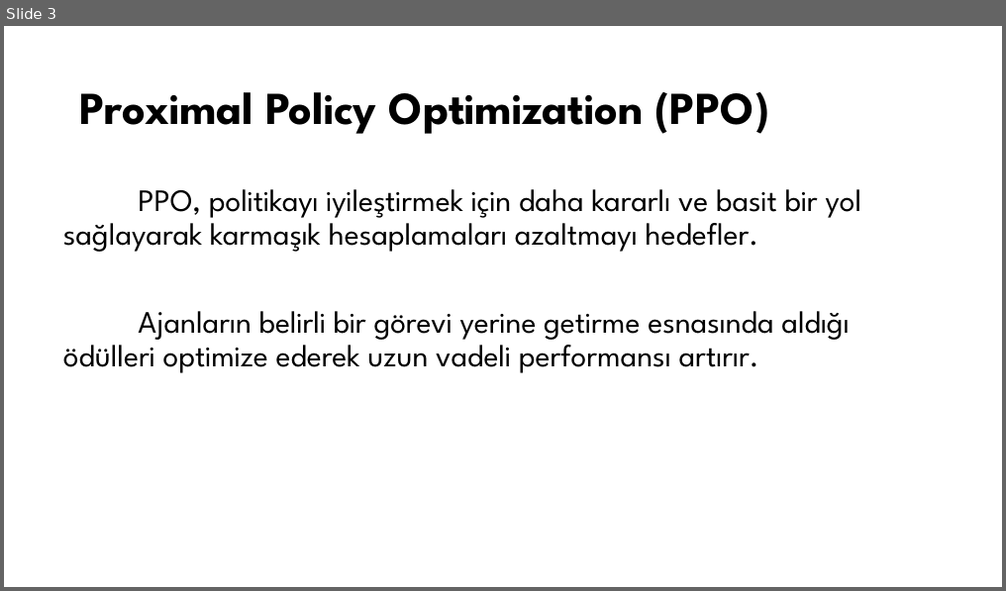
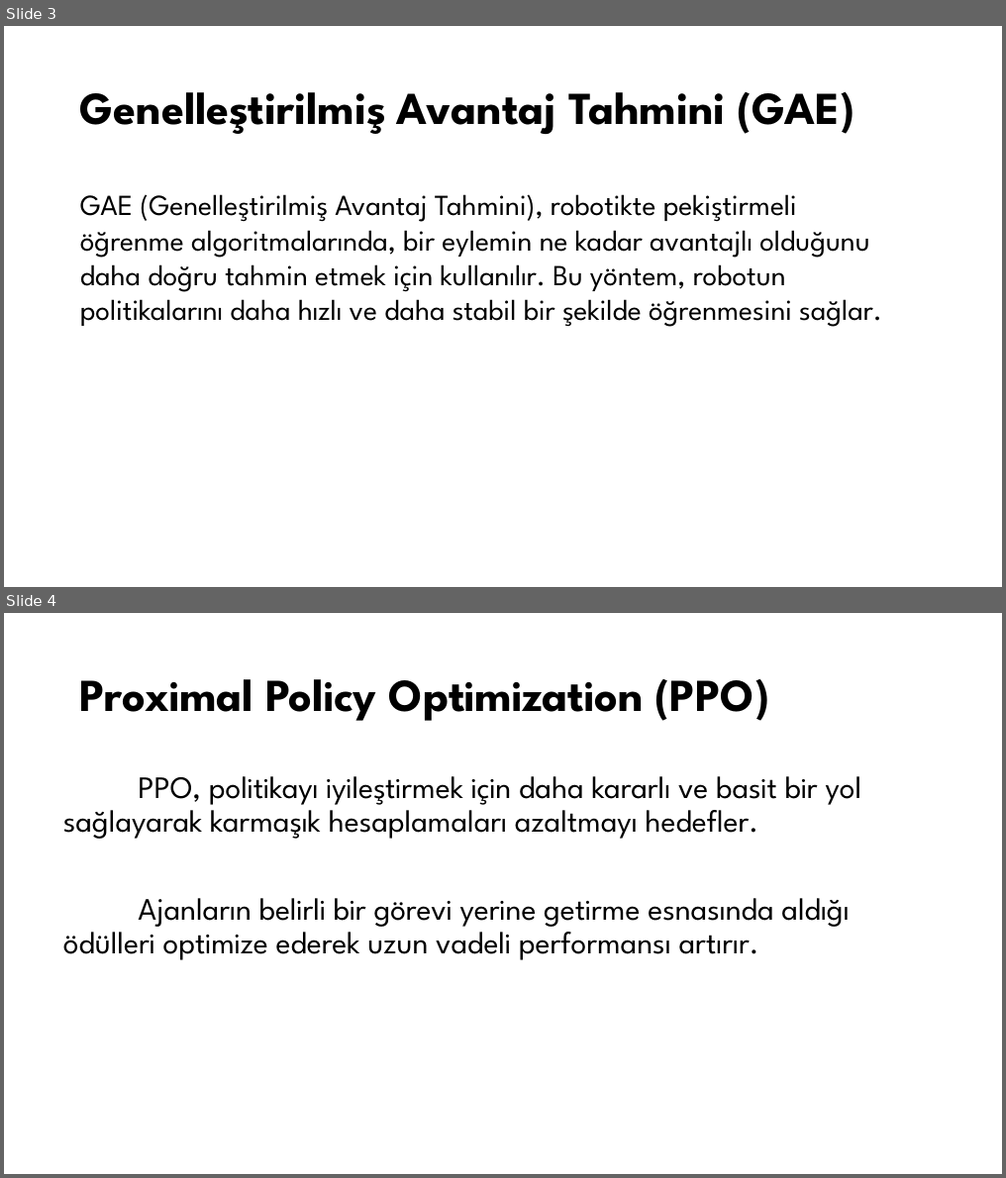
Before and after one commit to emrebasaranCE/robotik-proje, a slide deck: sunum.pptx. Shown one above the other, each under a label of ours: slide 3 before the commit, slides 3 and 4 after it. The pictures are 1006x591 and 1006x1178 pixels, drawn with LibreOffice and Linux fonts; fonts in the diff are those of the drawing. Boxes give left, top, right and bottom in pixels: in the first picture for what was removed or moved away, otherwise in the second. Text is boxed around its words. In the diff, an @@ line names an element or a change of style, - is before the commit and + after.

```diff
--- a/sunum.pptx
+++ b/sunum.pptx
@@ slide 3 added at bbox=[4, 26, 1002, 587], background #FFFFFF @@
@@ title added at bbox=[80, 91, 855, 134], 44 pt, text #000000, bold @@
+Genelleştirilmiş Avantaj Tahmini (GAE)
@@ text added at bbox=[80, 194, 882, 327], 28 pt, text #000000 @@
+GAE (Genelleştirilmiş Avantaj Tahmini), robotikte pekiştirmeli öğrenme algoritmalarında, bir eylemin ne kadar avantajlı olduğunu daha doğru tahmin etmek için kullanılır. Bu yöntem, robotun politikalarını daha hızlı ve daha stabil bir şekilde öğrenmesini sağlar.
@@ what was slide 3 is now slide 4 @@
```
Also in this commit, not shown: 3 slides changed, 1 other slide added.
